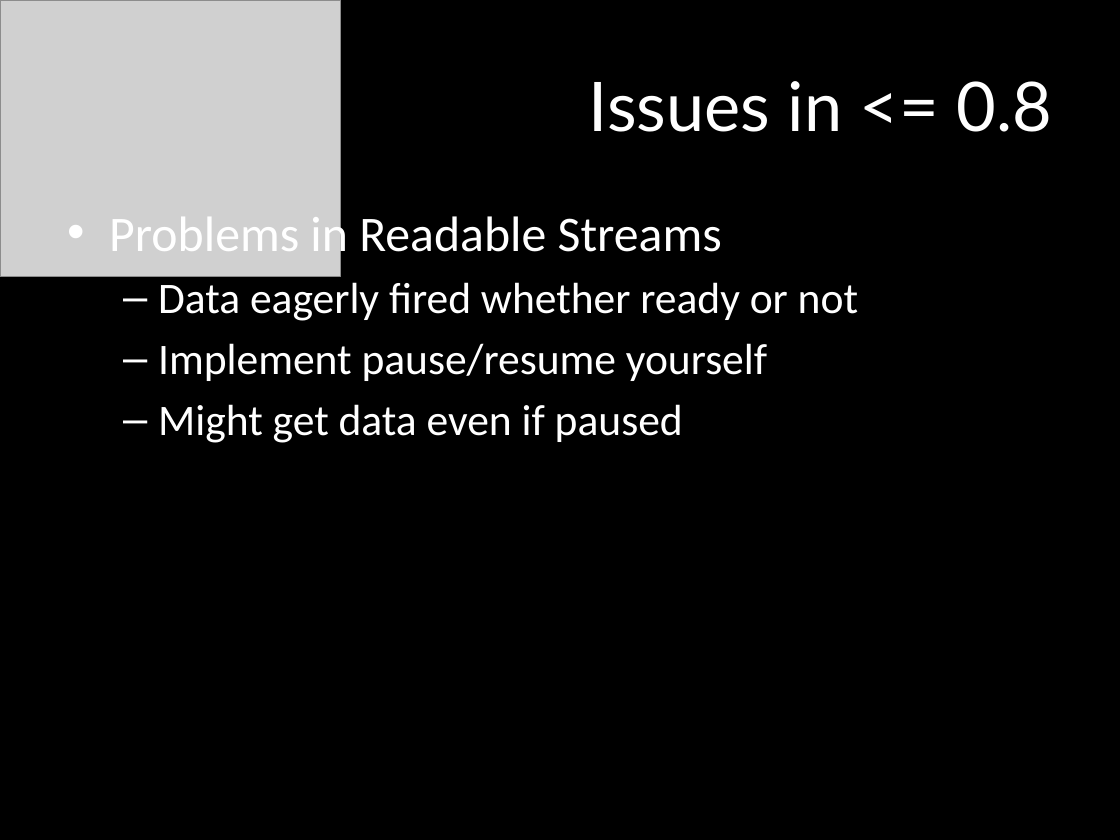
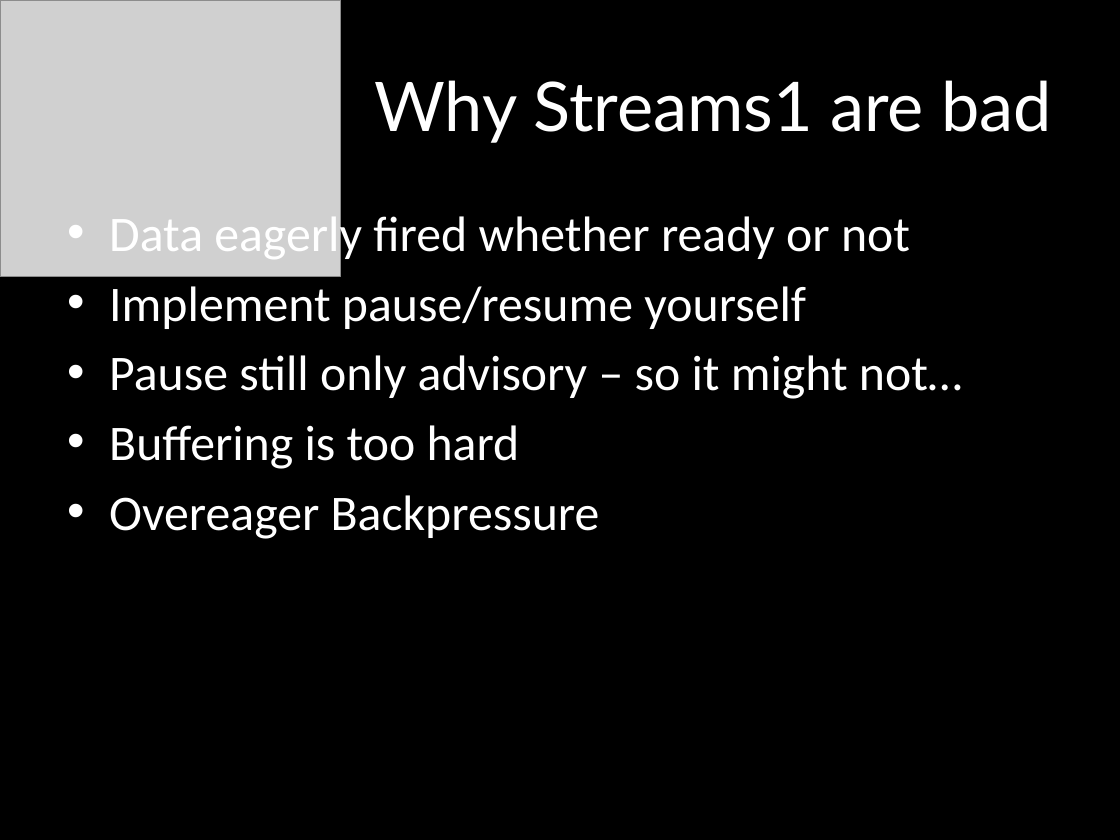
Before and after one commit to mattpodwysocki/SDC2013, a slide deck: slide 32 of SDC2013.pptx (slide 31 before the commit). Drawn at 1120x840 pixels with LibreOffice and Linux fonts; fonts in the diff are those of the drawing; grey boxes stand for pictures. Boxes give left, top, right and bottom in pixels: in the first picture for what was removed or moved away, otherwise in the second. Text is boxed around its words. In the diff, an @@ line names an element or a change of style, - is before the commit and + after.

```diff
--- a/SDC2013.pptx
+++ b/SDC2013.pptx
@@ title at (x1=374, y1=80, x2=1053, y2=143): text changed @@
-Issues in <= 0.8
+Why Streams1 are bad
@@ text at (x1=109, y1=210, x2=722, y2=263): paragraph removed @@
-• Problems in Readable Streams
@@ text at (x1=109, y1=210, x2=910, y2=329): size 28 to 32 pt in "Data eagerly fired whether ready or not", "Implement pause/resume yourself"; bullet – to •; list level 2 to 1 in "Data eagerly fired whether ready ..."; list level 2 to 1 in "Implement pause/resume yourself" @@
@@ text at (x1=109, y1=355, x2=962, y2=539): text changed; size 28 to 32 pt @@
-  – Might get data even if paused
+• Pause still only advisory – so it might not…
+• Buffering is too hard
+• Overeager Backpressure
```
Also in this commit, not shown: 8 other slides changed, 1 slide added, 2 slides removed, 22 other files.
